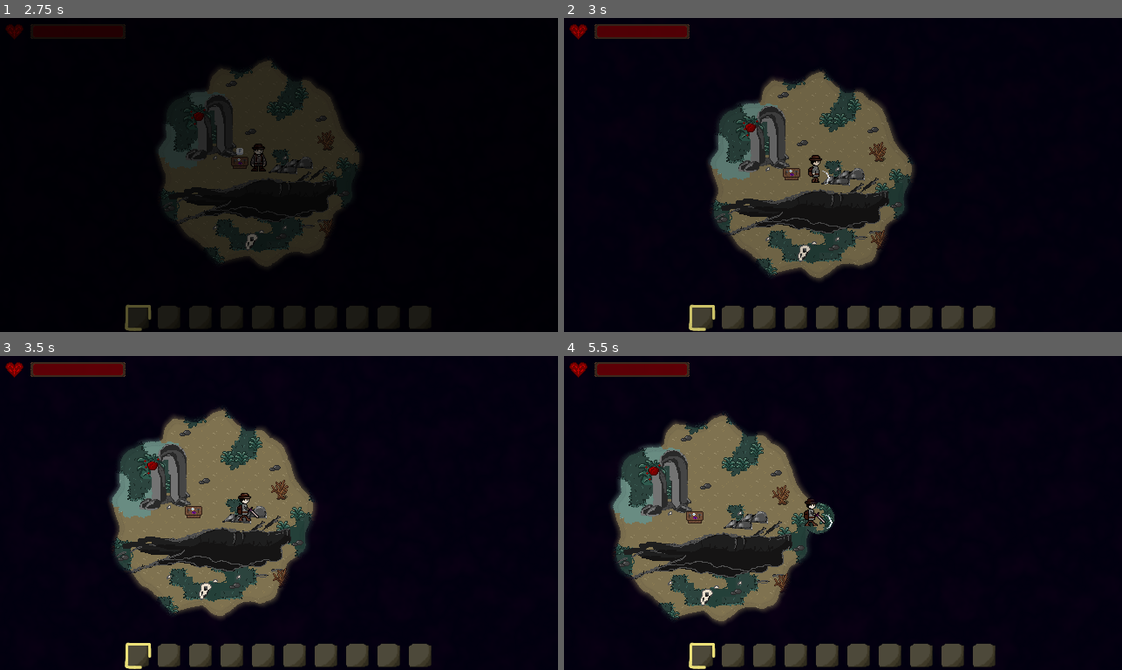
Above: before the commit, frames 1-4 (two rows, left to right).
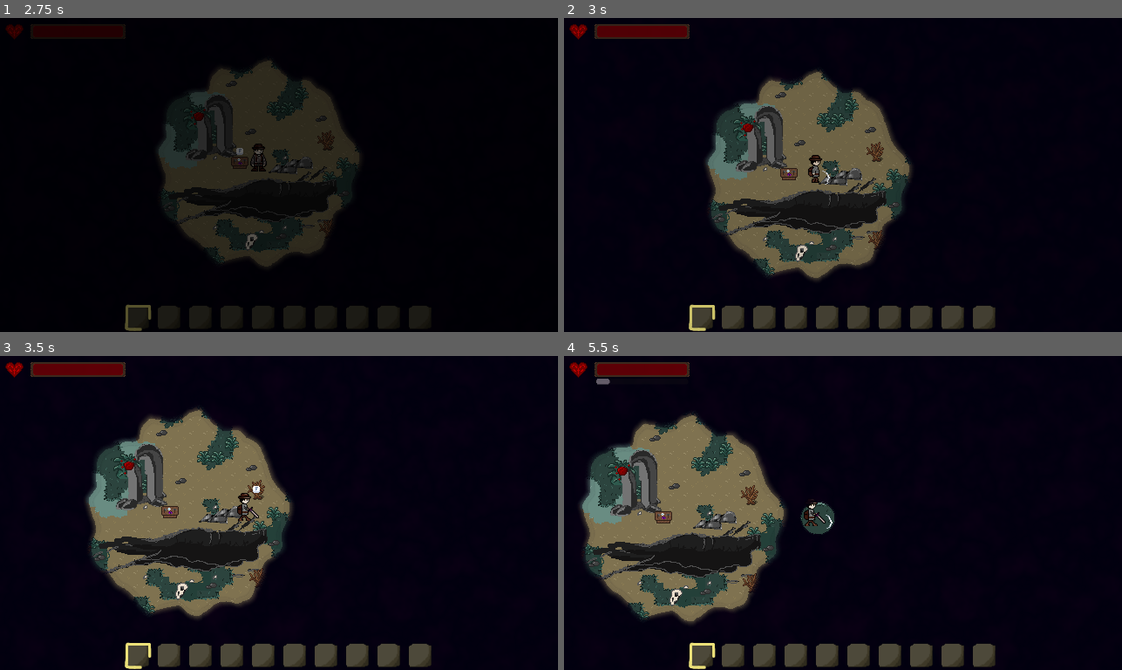
Above: after the commit, the same moments.

Repository: TimoRoggel/EverDark
Game: Godot game, scene res://UI/Main menu/main_menu.tscn
Same seed, same stepped clock (60 frames per second), same inputs: the game is played once before the commit and once after it. The engine's default icon, where the game draws it, is replaced by a stand-in: a white triangle on a blue panel in a dark square. Sound files missing from this copy of the repository are replaced by a short silence.
Inputs (mouse positions are in pixels of both pictures, inside the frame that each line leads up to):
- Up to frame 1 (2.75 s): click "Start a new game" at 0.5 s; click "Start a new game" at 1.25 s; click "OK" at 2 s
- Up to frame 2 (3 s): tap Enter at 2.75 s; move the mouse to (965, 159) at 2.77 s; hold D (right) from 2.78 s (still down); hold Shift (dash) from 2.78 s (still down); click (965, 159) at 2.92 s
- Up to frame 3 (3.5 s): keep holding D (right); keep holding Shift (dash); tap R (eat) at 3.05 s
- Up to frame 4 (5.5 s): release D (right) at 3.5 s; release Shift (dash) at 3.5 s; drag from (731, 528) to (843, 500) at 3.52 s; move the mouse to (898, 443) at 4.27 s; press the mouse at (898, 443) at 4.28 s; hold D (right) 4.28-5 s; tap R (eat) at 4.55 s; release the mouse at (898, 443) at 5 s; drag from (815, 575) to (921, 484) at 5.02 s

Frame 1 is identical in both runs. In frame 2, 3.9% of the frame differs, in the area x 25-63%, y 16-83%; in frame 3, 13%; in frame 4, 15%, in the area x 2-49%, y 7-86%.

Commit message:
Add player sprint
- added cooldown as well

Diff:
--- a/scripts/components/input_component.gd
+++ b/scripts/components/input_component.gd
@@ -18,6 +18,8 @@
 signal pickup
 signal place(pos: Vector2)
 signal eat
+signal sprint
+signal walk
 
 func _init() -> void:
 	updates_in_physics = false
@@ -46,13 +48,14 @@
 		pickup.emit()
 	if Input.is_action_just_pressed("place") && !GameManager.is_ui_open():
 		place.emit(get_global_mouse_position())
-	#if Input.is_action_just_pressed("dash"):
-		#LoreSystem.open_screen()
-		#CutsceneManager.play(TEST_CUTSCENE)
+	if Input.is_action_pressed("dash"):
+		sprint.emit()
+	if Input.is_action_just_released("dash"):
+		walk.emit()
 	movement = Input.get_vector("left", "right", "up", "down")
 	attacking = Input.is_action_pressed("attack") && !GameManager.is_ui_open()
 	blocking = Input.is_action_pressed("block") && !GameManager.is_ui_open()
-	dashing = Input.is_action_pressed("dash")
+	#dashing = Input.is_action_pressed("dash")
 	angle_to_cursor = get_angle_to(get_global_mouse_position())
 
 func _exit() -> void:
--- a/scripts/components/move_component.gd
+++ b/scripts/components/move_component.gd
@@ -1,12 +1,21 @@
 class_name MoveComponent extends Component
 
-@export var speed: float = 100.0
+@export var default_speed: float = 100.0
+@export var sprint_speed: float = 160.0
 @export var accelleration: float = 4.0
 @export var decelleration: float = 8.0
 @export var knockback_resistance: float = 1.0
 @export_group("Sounds")
 @export var step_sounds: Array[AudioStream] = []
 @export var step_cooldown: float = 0.1
+@export var sprint_time: float = 5.0
+@export var sprint_cooldown: float = 3.0
+
+var speed : float
+
+var sprinting : bool = false
+var sprint_timer : Timer = null
+var is_in_cooldown : bool = false
 
 var dash: DashComponent = null
 
@@ -14,11 +23,17 @@
 var knockback: Vector2 = Vector2.ZERO
 var step_player: RandomAudioStreamPlayer2D = null
 var step_timestamp: float = 0.0
+var inputs : InputComponent = null
 
 func _enter() -> void:
+	speed = default_speed
 	dash = controller.get_component(DashComponent)
 	controller.should_bounce_conditions.append(func() -> bool: return abs(knockback.length()) > 0.0)
 	step_player = GameManager.create_audio_player(&"SFX", step_sounds, self)
+	if controller.get_component(InputComponent):
+		inputs = controller.get_component(InputComponent)
+		inputs.sprint.connect(sprint)
+		inputs.walk.connect(walk)
 
 func _update(delta: float) -> void:
 	var desired_speed: Vector2 = desired_movement * speed
@@ -56,5 +71,37 @@
 	step_player.play_randomized()
 	step_timestamp = 0.0
 
+func sprint():
+	if not sprinting and not sprint_timer:
+		start_sprint_timer()
+	if not is_in_cooldown:
+		sprinting = true
+		speed = sprint_speed
+
+func walk():
+	sprinting = false
+	stop_sprint_timer()
+	speed = default_speed
+
+func start_sprint_timer():
+	sprint_timer = Timer.new()
+	sprint_timer.wait_time = sprint_time
+	sprint_timer.one_shot = true
+	print("timer start")
+	sprint_timer.timeout.connect(cooldown)
+	add_child(sprint_timer)
+	sprint_timer.start()
+
+func cooldown():
+	print("cooldown")
+	walk()
+	is_in_cooldown = true
+	await get_tree().create_timer(sprint_cooldown).timeout
+	is_in_cooldown = false
+
+func stop_sprint_timer():
+	sprint_timer.stop()
+	sprint_timer.queue_free()
+
 func _exit() -> void:
 	pass
--- a/scripts/tools/entity_spawner.gd
+++ b/scripts/tools/entity_spawner.gd
@@ -26,6 +26,8 @@
 var spawned_entities: Array[Node2D] = []
 var enemies_just_reset : bool = false
 
+var dead = false
+
 func _ready() -> void:
 	if Engine.is_editor_hint():
 		return
@@ -50,14 +52,18 @@
 	restart_timer()
 
 
-func _process(delta: float) -> void:
-	if GameManager.player.death:
-		if GameManager.player.death.is_dead:
-			if not enemies_just_reset:
-				reset_enemies()
-				enemies_just_reset = true
-				await get_tree().create_timer(1.0).timeout
-				enemies_just_reset = false
+func _physics_process(delta: float) -> void:
+	if GameManager.player:
+		if GameManager.player.death:
+			if dead != GameManager.player.death.is_dead:
+				dead = GameManager.player.death.is_dead
+				print(str(GameManager.player.death.is_dead))
+			if GameManager.player.death.is_dead:
+				if not enemies_just_reset:
+					reset_enemies()
+					enemies_just_reset = true
+					await get_tree().create_timer(1.0).timeout
+					enemies_just_reset = false
 
 func spawn_entity() -> void:
 	var spawn_position: Vector2 = Vector2.ZERO
@@ -86,9 +92,10 @@
 
 func reset_enemies():
 	var spawn_position = get_randomized_spawn_location()
-	while Generator.layer.get_cell_tile_data(Generator.layer.local_to_map(spawn_position)):
-		spawn_position = get_randomized_spawn_location()
 	for enemy in spawned_entities:
+		while Generator.layer.get_cell_tile_data(Generator.layer.local_to_map(spawn_position)):
+			spawn_position = get_randomized_spawn_location()
+		await get_tree().create_timer(1.0).timeout
 		enemy.global_position = get_randomized_spawn_location()
 
 func restart_timer() -> void:
